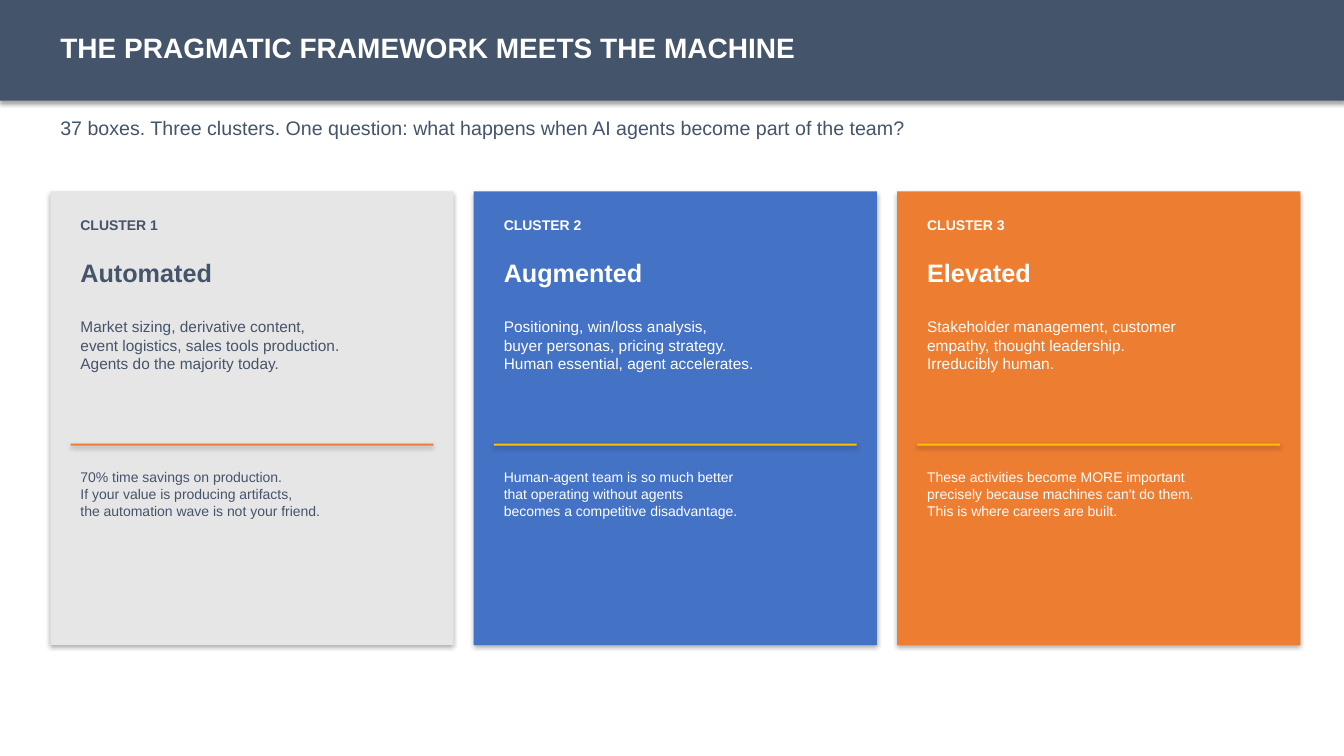
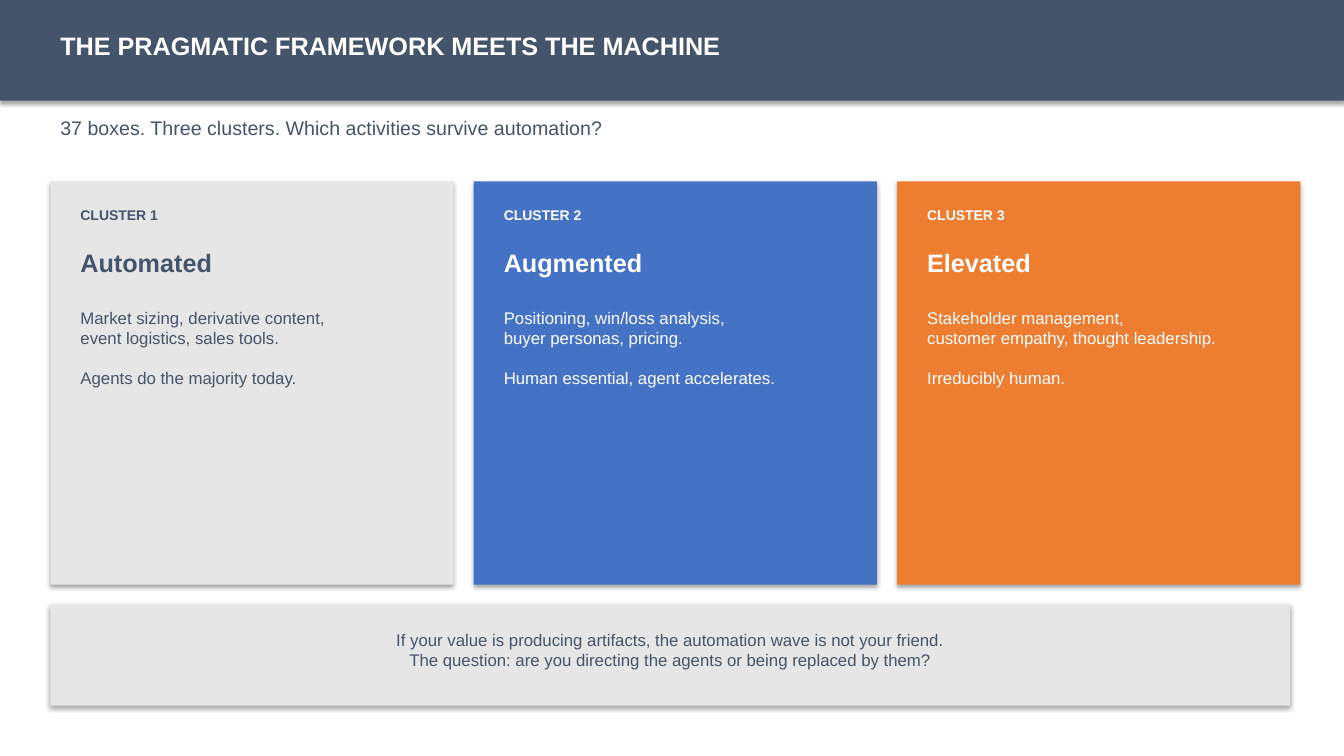
Before and after one commit to chrisohara99/futureofpmm, a slide deck: slide 9 of dist/curriculum/chapter-01/chapter-01-sap.pptx (slide 7 before the commit). Drawn at 1344x756 pixels with LibreOffice and Linux fonts; fonts in the diff are those of the drawing. Boxes give left, top, right and bottom in pixels: in the first picture for what was removed or moved away, otherwise in the second. Text is boxed around its words. In the diff, an @@ line names an element or a change of style, - is before the commit and + after.

Commit message:
Chapter 1: Updated with all 6 official graphics
PPT (11 slides):
- Core thesis
- Buyer Journey Compression
- Visibility Gap
- SEO to GEO
- New Awareness Stack
- Tiered Launch Model
- Pragmatic Funnel Map
- Three Clusters
- 10x Thesis
- CMO Perspective

Leave-behind PDF: 2 pages with all 6 figures

```diff
--- a/dist/curriculum/chapter-01/chapter-01-sap.pptx
+++ b/dist/curriculum/chapter-01/chapter-01-sap.pptx
@@ text "THE PRAGMATIC FRAMEWORK MEETS THE ..." at [60, 37, 721, 56]: size 20 to 18 pt @@
@@ text at [60, 120, 602, 135]: text changed @@
-37 boxes. Three clusters. One question: what happens when AI agents become part of the team?
+37 boxes. Three clusters. Which activities survive automation?
@@ rectangle: place and size @@
-rectangle at [50, 192, 454, 645]
+rectangle at [50, 181, 454, 585]
@@ rectangle: place and size @@
-rectangle at [474, 192, 877, 645]
+rectangle at [474, 181, 877, 585]
@@ rectangle: place and size @@
-rectangle at [897, 192, 1301, 645]
+rectangle at [897, 181, 1301, 585]
@@ 6 texts: place and size @@
-6 texts at [80, 220, 1031, 287]
+6 texts at [80, 210, 1031, 277]
@@ text at [80, 312, 325, 388]: text changed; size 11 to 12 pt @@
-Market sizing, derivative content,
-event logistics, sales tools production.
-Agents do the majority today.
+Market sizing, derivative content,
+event logistics, sales tools.
+Agents do the majority today.
@@ text at [504, 312, 775, 388]: text changed; size 11 to 12 pt @@
-Positioning, win/loss analysis,
-buyer personas, pricing strategy.
-Human essential, agent accelerates.
+Positioning, win/loss analysis,
+buyer personas, pricing.
+Human essential, agent accelerates.
@@ text "Stakeholder management, customer empathy, thought ...": place and size @@
-text "Stakeholder management, customer empathy, thought ..." at [927, 321, 1175, 372]
+text "Stakeholder management, customer empathy, thought ..." at [927, 312, 1216, 388]
@@ text "Stakeholder management, customer empathy, thought ..." at [927, 312, 1216, 388]: size 11 to 12 pt @@
@@ rectangle removed at [71, 444, 434, 446] @@
@@ rectangle removed at [494, 444, 857, 446] @@
@@ rectangle removed at [918, 444, 1280, 446] @@
@@ text removed at [504, 472, 737, 519] @@
-Human-agent team is so much better
-that operating without agents
-becomes a competitive disadvantage.
@@ text removed at [927, 472, 1194, 516] @@
-These activities become MORE important
-precisely because machines can't do them.
-This is where careers are built.
@@ rectangle added at [50, 605, 1291, 706], fill #E7E6E6 @@
@@ text at [396, 634, 944, 670]: text changed; size 10 to 12 pt @@
-70% time savings on production.
-If your value is producing artifacts,
-the automation wave is not your friend.
+If your value is producing artifacts, the automation wave is not your friend.
+The question: are you directing the agents or being replaced by them?
```
Also in this commit, not shown: 5 other slides changed, 4 slides added, 3 slides removed, 11 other files.
